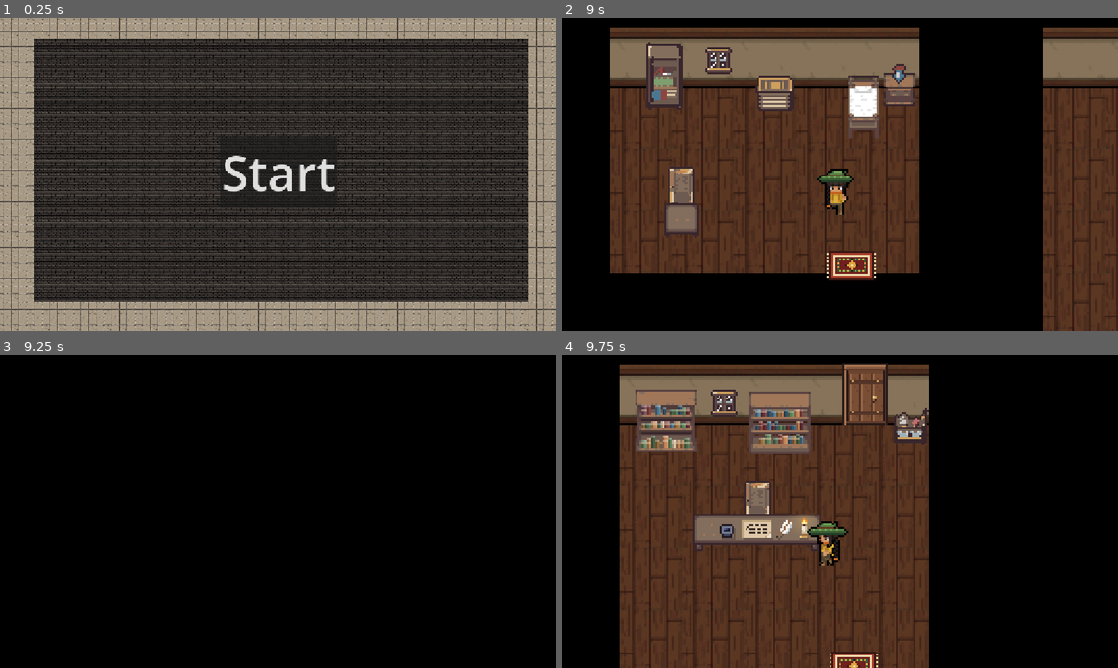
Above: before the commit, frames 1-4 (two rows, left to right).
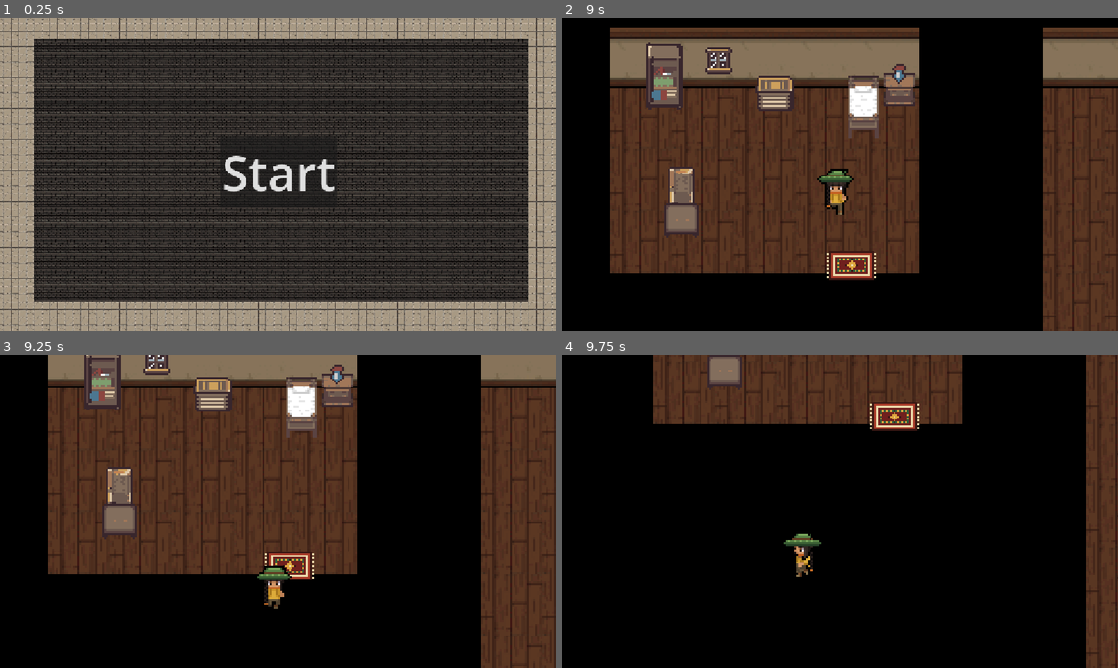
Above: after the commit, the same moments.

Repository: epages2000/PyEnigma
Game: Godot game, scene res://begin.tscn
The game is run twice, just before and just after one commit, with the same random seed, the same clock (stepped at 60 frames per second) and the same inputs.
Inputs:
- Up to frame 1 (0.25 s): no input
- Up to frame 2 (9 s): click "Start" at 0.5 s; hold Up (ui_up) 1.28-2.78 s; hold Left (ui_left) 2.78-4.28 s; hold Down (ui_down) 4.28-5.03 s; hold Right (ui_right) 5.03-5.78 s; hold Up (ui_up) 5.78-6.53 s; hold Right (ui_right) 6.53-8.78 s; hold Down (ui_down) from 8.78 s (still down)
- Up to frame 3 (9.25 s): keep holding Down (ui_down)
- Up to frame 4 (9.75 s): release Down (ui_down) at 9.53 s; hold Left (ui_left) from 9.53 s (still down)

Frames 1-2 are identical in both runs. In frame 3, 53% of the frame differs, in the area x 8-100%, y 0-100%; in frame 4, 60%, in the area x 10-100%, y 0-100%.

Commit message:
Fix node group assignment for Cantuna character

Diff:
--- a/Char/cant.tscn
+++ b/Char/cant.tscn
@@ -69,7 +69,8 @@
 [sub_resource type="RectangleShape2D" id="RectangleShape2D_gbvdc"]
 size = Vector2(10, 12)
 
-[node name="Cantuna" type="CharacterBody2D" unique_id=778103780 groups=["jugador"]]
+[node name="Cantuna" type="CharacterBody2D" unique_id=778103780]
+groups=["jugador"]
 
 [node name="AnimatedSprite2D" type="AnimatedSprite2D" parent="." unique_id=1615915714]
 position = Vector2(-1, -1)
